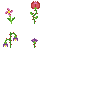
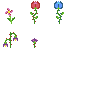
Comparing the layer stacks of the two 96 x 96 images. Changes:
painted on "Arrière-plan" over (54, 1, 64, 24)
